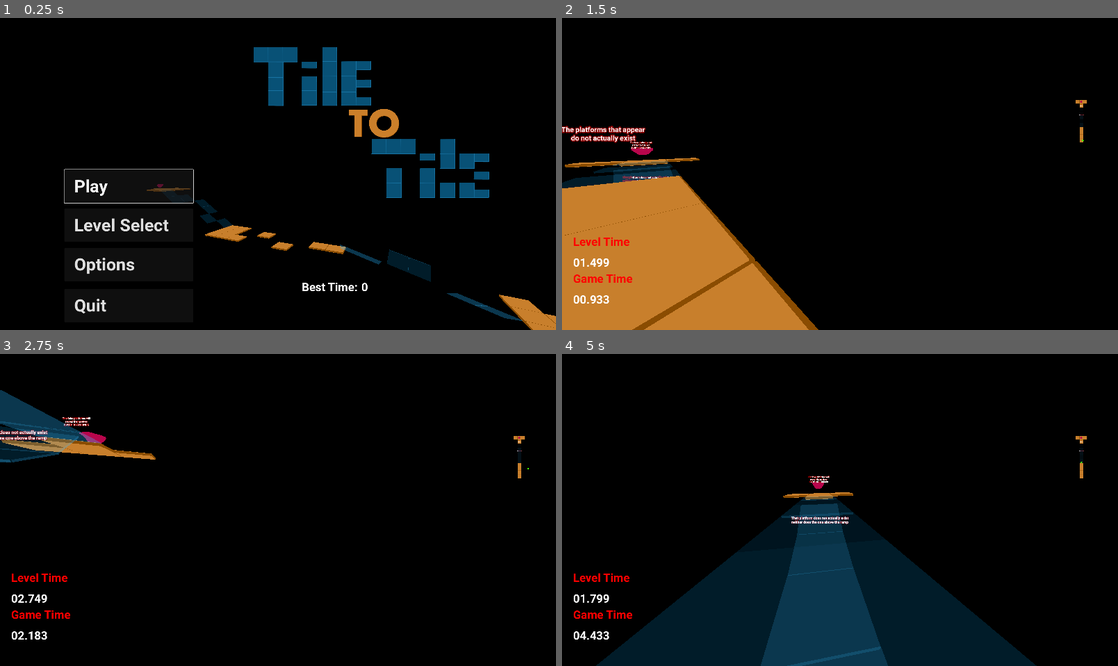
Above: before the commit, frames 1-4 (two rows, left to right).
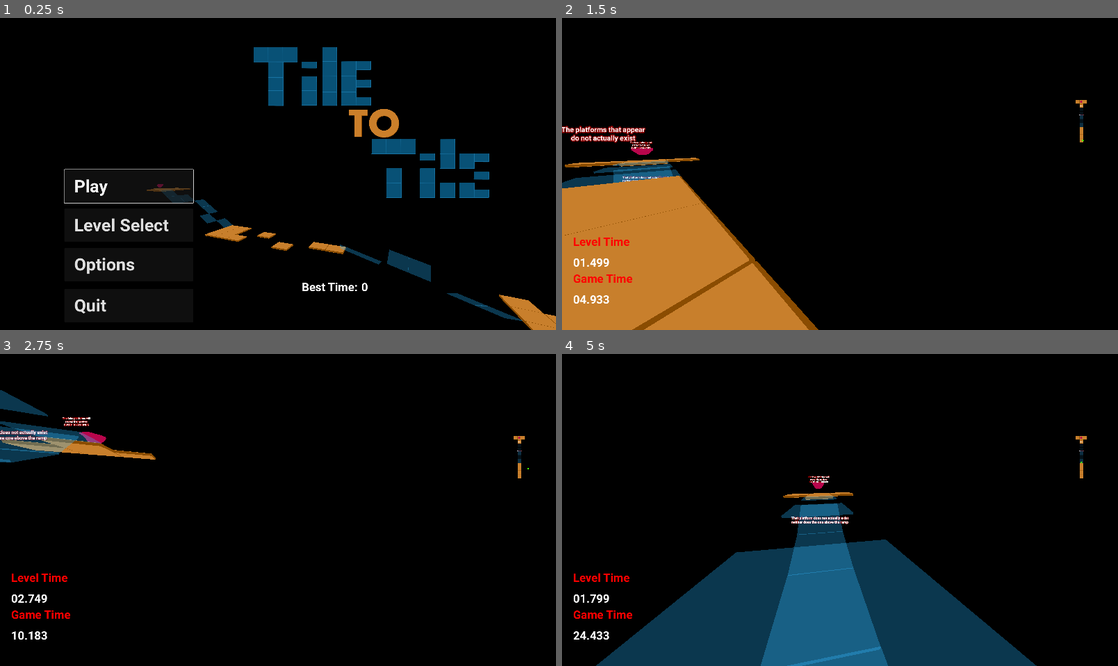
Above: after the commit, the same moments.

Repository: Seanmus/TileToTile
Game: Godot game, scene res://Worlds/title.tscn
The game is run twice, just before and just after one commit, with the same random seed, the same clock (stepped at 60 frames per second) and the same inputs.
Inputs (mouse positions are in pixels of both pictures, inside the frame that each line leads up to):
- Up to frame 1 (0.25 s): no input
- Up to frame 2 (1.5 s): click "Play" at 0.5 s; move the mouse to (867, 170) at 1.27 s; hold W (forward) from 1.28 s (still down); click (867, 170) at 1.35 s
- Up to frame 3 (2.75 s): keep holding W (forward); tap Space (jump) at 1.52, 2.27 s; move the mouse to (250, 510) at 2.02 s; click (250, 510) at 2.1 s
- Up to frame 4 (5 s): keep holding W (forward); move the mouse to (851, 503) at 2.77 s; click (851, 503) at 2.85 s; move the mouse to (834, 513) at 3.52 s; click (834, 513) at 3.6 s; tap Space (jump) at 3.77, 4.52 s; move the mouse to (878, 513) at 4.27 s; click (878, 513) at 4.35 s

The runs differ from the first frame. In frame 1, 0.6% of the frame differs, in the area x 34-88%, y 58-93%; in frame 2, 0.9%; in frame 3, 1.5%; in frame 4, 22%, in the area x 2-94%, y 31-100%.

Commit message:
Fixed transparency

Diff:
--- a/Manager.gd
+++ b/Manager.gd
@@ -1,6 +1,8 @@
 extends Node
 @onready var audioBus := AudioServer.get_bus_index("Master")
 var sceneName = "tutorial"
+
+signal resetPlatforms
 
 var bestTime = 10000
 var totalTime = 0
@@ -10,3 +12,7 @@
 
 func _physics_process(delta):
 	totalTime += delta
+
+func _ResetPlatforms():
+	totalTime += 4
+	resetPlatforms.emit()
--- a/Player/player.gd
+++ b/Player/player.gd
@@ -27,6 +27,9 @@
 		rotate_y(-event.relative.x * mouse_sensitivty)
 
 func _physics_process(delta):
+	if Input.is_action_just_pressed("click"):
+		Manager._ResetPlatforms()
+
 	var cameraInput = Input.get_vector("look_left", "look_right", "look_up", "look_down")
 	if cameraInput:
 		rotate_y(-cameraInput.x * controller_sensitivity)
--- a/WorldBlocks/MiniMapGlass.tres
+++ b/WorldBlocks/MiniMapGlass.tres
@@ -3,5 +3,4 @@
 [resource]
 transparency = 1
 cull_mode = 2
-depth_draw_mode = 1
 albedo_color = Color(0.294118, 0.752941, 1, 0.156863)
--- a/WorldBlocks/disappearing_glassPlatform.tscn
+++ b/WorldBlocks/disappearing_glassPlatform.tscn
@@ -44,7 +44,6 @@
 render_priority = 1
 transparency = 1
 cull_mode = 2
-depth_draw_mode = 1
 albedo_color = Color(0.294118, 0.752941, 1, 0.105882)
 
 [node name="DisappearingPlatform" type="Node3D"]
--- a/WorldBlocks/disappearing_platform.gd
+++ b/WorldBlocks/disappearing_platform.gd
@@ -1,6 +1,12 @@
-extends Node3D
+class_name dg extends Node3D
 
+@onready var animPlayer = $AnimationPlayer
 
 # Called when the node enters the scene tree for the first time.
 func _ready():
+	Manager.resetPlatforms.connect(_reset_Platform)
 	$Label3d.visible = false
+
+func _reset_Platform():
+	animPlayer.play("RESET")
+	animPlayer.play("FadeInAndOut")
--- a/WorldBlocks/laser.tscn
+++ b/WorldBlocks/laser.tscn
@@ -11,6 +11,21 @@
 emission = Color(1, 0, 0, 1)
 emission_energy_multiplier = 11.79
 emission_operator = 1
+
+[sub_resource type="Animation" id="Animation_tsj55"]
+length = 0.001
+tracks/0/type = "value"
+tracks/0/imported = false
+tracks/0/enabled = true
+tracks/0/path = NodePath(".:rotation")
+tracks/0/interp = 1
+tracks/0/loop_wrap = true
+tracks/0/keys = {
+"times": PackedFloat32Array(0),
+"transitions": PackedFloat32Array(1),
+"update": 0,
+"values": [Vector3(0, 0, 0)]
+}
 
 [sub_resource type="Animation" id="Animation_87nl8"]
 resource_name = "laserMove1"
@@ -27,21 +42,6 @@
 "transitions": PackedFloat32Array(1, 1, 1),
 "update": 0,
 "values": [Vector3(0, 0, 0), Vector3(1.03519, 0, 0), Vector3(0, 0, 0)]
-}
-
-[sub_resource type="Animation" id="Animation_tsj55"]
-length = 0.001
-tracks/0/type = "value"
-tracks/0/imported = false
-tracks/0/enabled = true
-tracks/0/path = NodePath(".:rotation")
-tracks/0/interp = 1
-tracks/0/loop_wrap = true
-tracks/0/keys = {
-"times": PackedFloat32Array(0),
-"transitions": PackedFloat32Array(1),
-"update": 0,
-"values": [Vector3(0, 0, 0)]
 }
 
 [sub_resource type="AnimationLibrary" id="AnimationLibrary_i4khg"]
--- a/ui.gd
+++ b/ui.gd
@@ -30,3 +30,6 @@
 	miniMap.visible = false
 	levelTime.visible = false
 	gameTime.visible = false
+
+func _AddTime(addedTime):
+	pass
Not shown, changed: WorldBlocks/Imports/Platform.fbx.import
Not shown, changed: WorldBlocks/Imports/Platform.obj.import
Not shown, changed: WorldBlocks/Imports/pillar.glb.import
Not shown, changed: gem.glb.import
